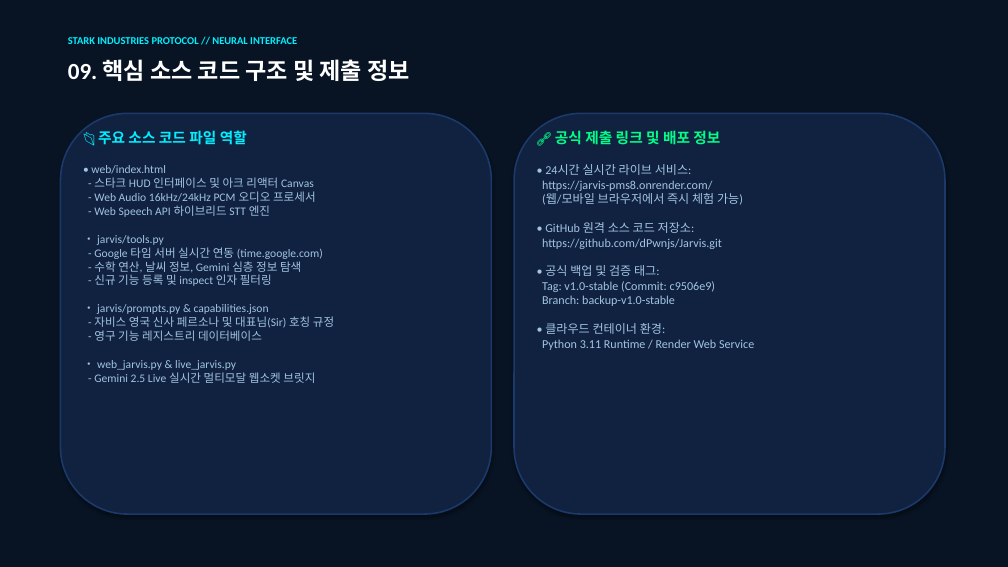
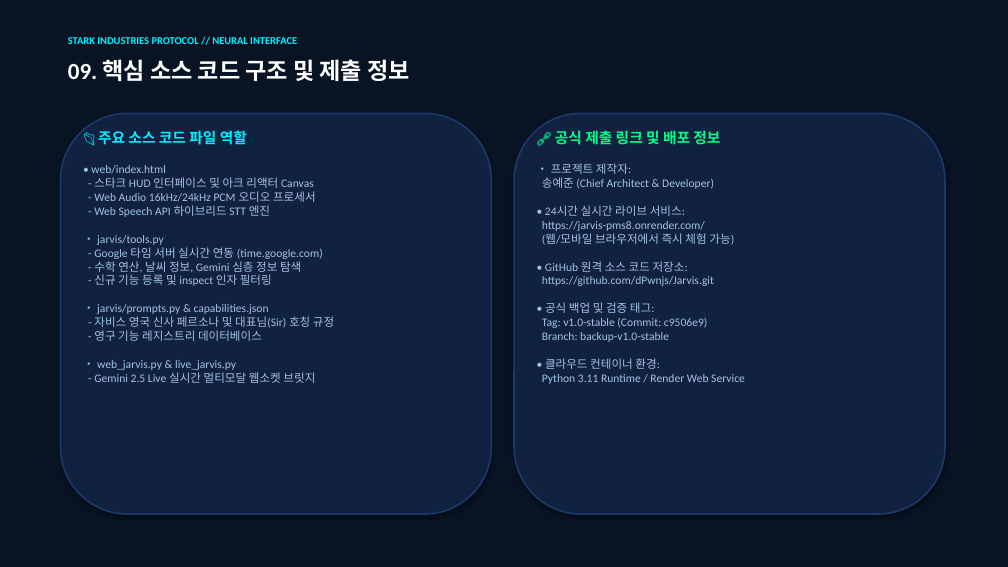
Before and after one commit to dPwnjs/Jarvis, a slide deck: slide 10 of JARVIS_Project_Presentation.pptx. Drawn at 1008x567 pixels with LibreOffice and Linux fonts; fonts in the diff are those of the drawing. Boxes give left, top, right and bottom in pixels: in the first picture for what was removed or moved away, otherwise in the second. Text is boxed around its words. In the diff, an @@ line names an element or a change of style, - is before the commit and + after.

Commit message:
docs: Add creator name '송예준' prominently to presentation title slide

```diff
--- a/JARVIS_Project_Presentation.pptx
+++ b/JARVIS_Project_Presentation.pptx
@@ text at [542,163,745,384]: text changed; size 11.5 to 11 pt @@
-• 24시간 실시간 라이브 서비스:
-https://jarvis-pms8.onrender.com/
-(웹/모바일 브라우저에서 즉시 체험 가능)
-• GitHub 원격 소스 코드 저장소:
-https://github.com/dPwnjs/Jarvis.git
-• 공식 백업 및 검증 태그:
-Tag: v1.0-stable (Commit: c9506e9)
-Branch: backup-v1.0-stable
-• 클라우드 컨테이너 환경:
-Python 3.11 Runtime / Render Web Service
+• 프로젝트 제작자:
+송예준 (Chief Architect & Developer)
+• 24시간 실시간 라이브 서비스:
+https://jarvis-pms8.onrender.com/
+(웹/모바일 브라우저에서 즉시 체험 가능)
+• GitHub 원격 소스 코드 저장소:
+https://github.com/dPwnjs/Jarvis.git
+• 공식 백업 및 검증 태그:
+Tag: v1.0-stable (Commit: c9506e9)
+Branch: backup-v1.0-stable
+• 클라우드 컨테이너 환경:
+Python 3.11 Runtime / Render Web Service
```
Also in this commit, not shown: 1 other slide changed.
